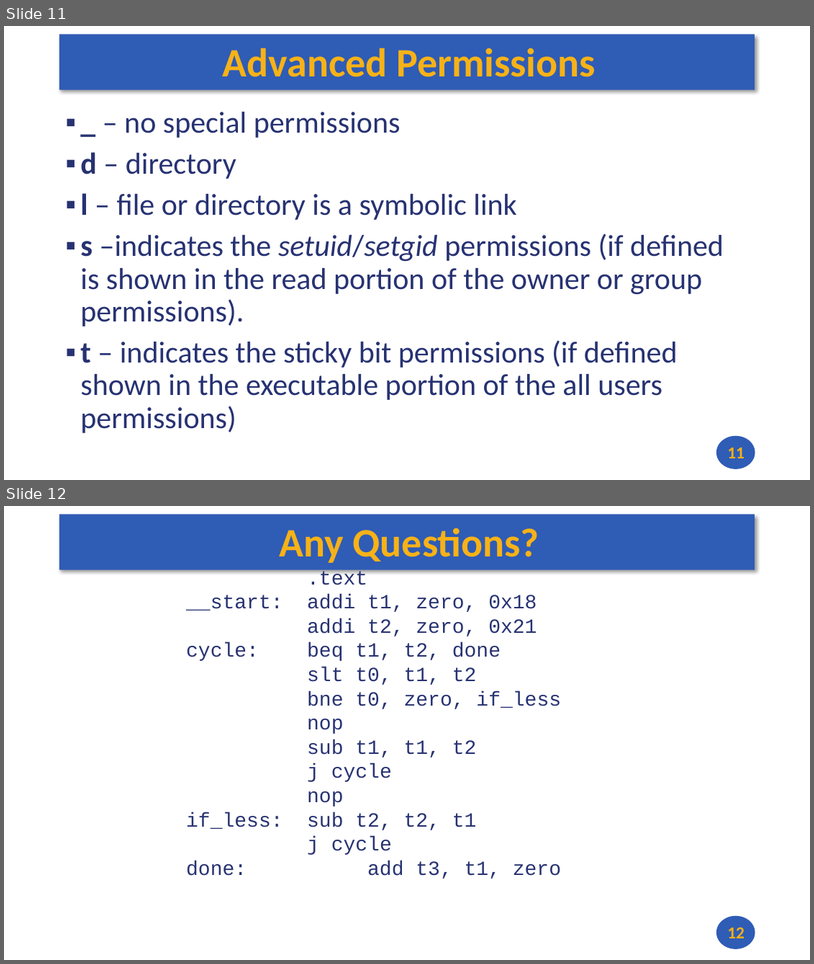
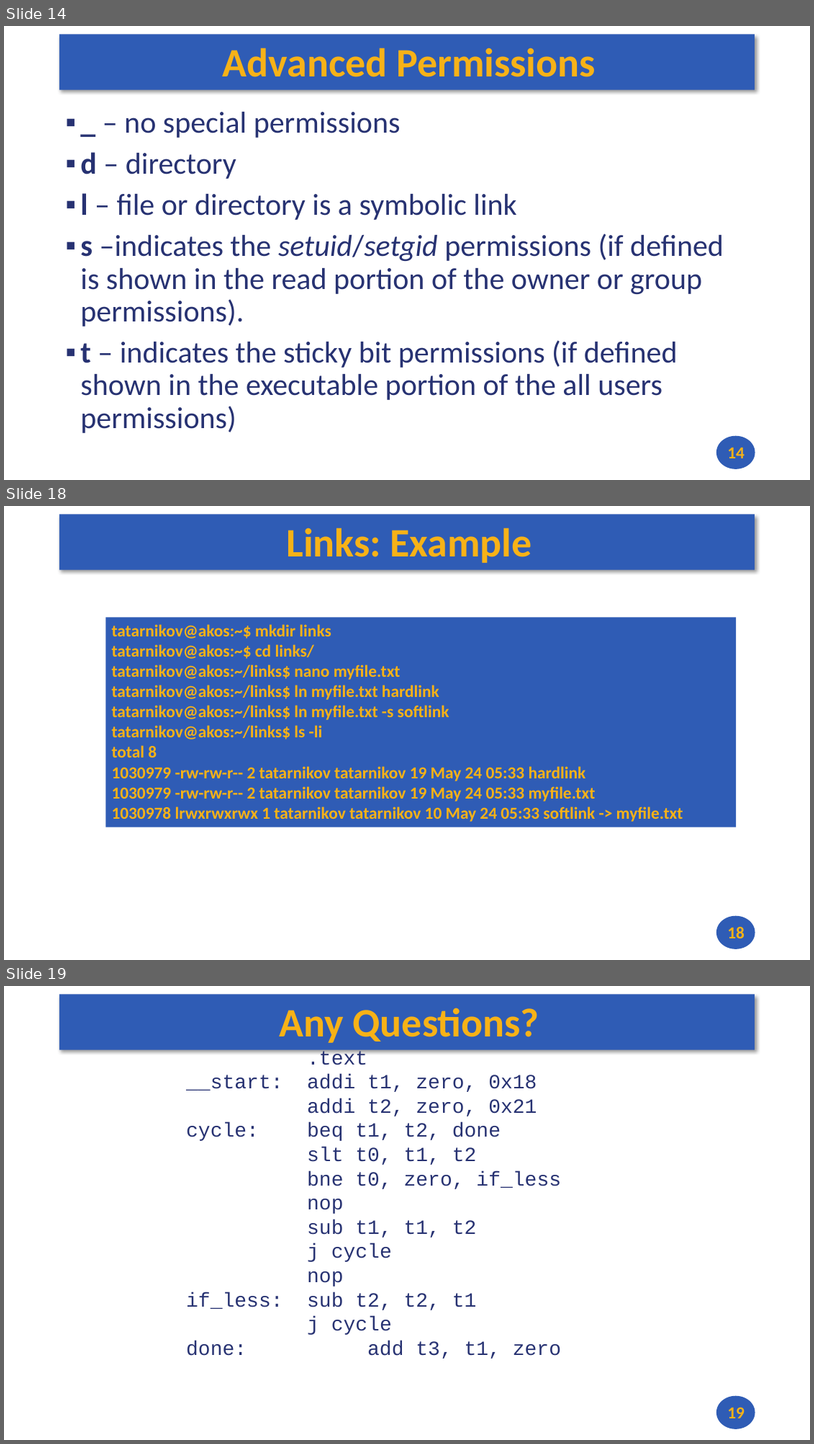
Before and after one commit to andrewt0301/hse-acos-course, a slide deck: docs/part2os/10_Permissions/OS_Lecture_10.pptx. Shown one above the other, each under a label of ours: slides 11 and 12 before the commit, slides 14, 18 and 19 after it; the slides between them are not shown. The pictures are 814x964 and 814x1444 pixels, drawn with LibreOffice and Linux fonts; fonts in the diff are those of the drawing. Boxes give left, top, right and bottom in pixels: in the first picture for what was removed or moved away, otherwise in the second. Text is boxed around its words. In the diff, an @@ line names an element or a change of style, - is before the commit and + after.

```diff
--- a/docs/part2os/10_Permissions/OS_Lecture_10.pptx
+++ b/docs/part2os/10_Permissions/OS_Lecture_10.pptx
@@ slide 18 added at [4, 506, 810, 960], background #FFFFFF; not listed: 2 template elements that a slide beside it also shows @@
@@ title added at [286, 528, 532, 563], 48 pt, text #F7B217, bold @@
+Links: Example
@@ rectangle added at [106, 618, 736, 827], fill #2F5CB5, 20 pt, text #F7B217, bold @@
+tatarnikov@akos:~$ mkdir links
+tatarnikov@akos:~$ cd links/
+tatarnikov@akos:~/links$ nano myfile.txt
+tatarnikov@akos:~/links$ ln myfile.txt hardlink
+tatarnikov@akos:~/links$ ln myfile.txt -s softlink
+tatarnikov@akos:~/links$ ls -li
+total 8
+1030979 -rw-rw-r-- 2 tatarnikov tatarnikov 19 May 24 05:33 hardlink
+1030979 -rw-rw-r-- 2 tatarnikov tatarnikov 19 May 24 05:33 myfile.txt
+1030978 lrwxrwxrwx 1 tatarnikov tatarnikov 10 May 24 05:33 softlink -> myfile.txt
@@ page number added at [728, 926, 745, 938], 20 pt, text #F7B217, bold @@
+18
@@ what was slide 11 is now slide 14 @@
@@ page number at [728, 447, 745, 458]: text changed @@
-11
+14
@@ what was slide 12 is now slide 19 @@
@@ page number at [728, 1406, 745, 1418]: text changed @@
-12
+19
```
Also in this commit, not shown: 1 slide changed, 6 other slides added, 1 other file.
